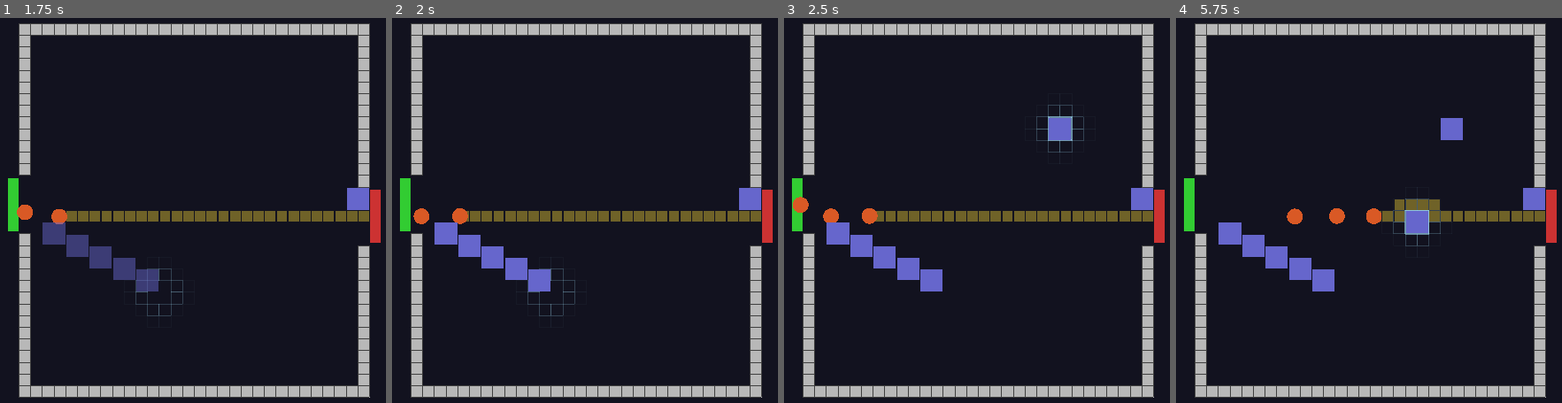
Above: before the commit, frames 1-4 (left to right).
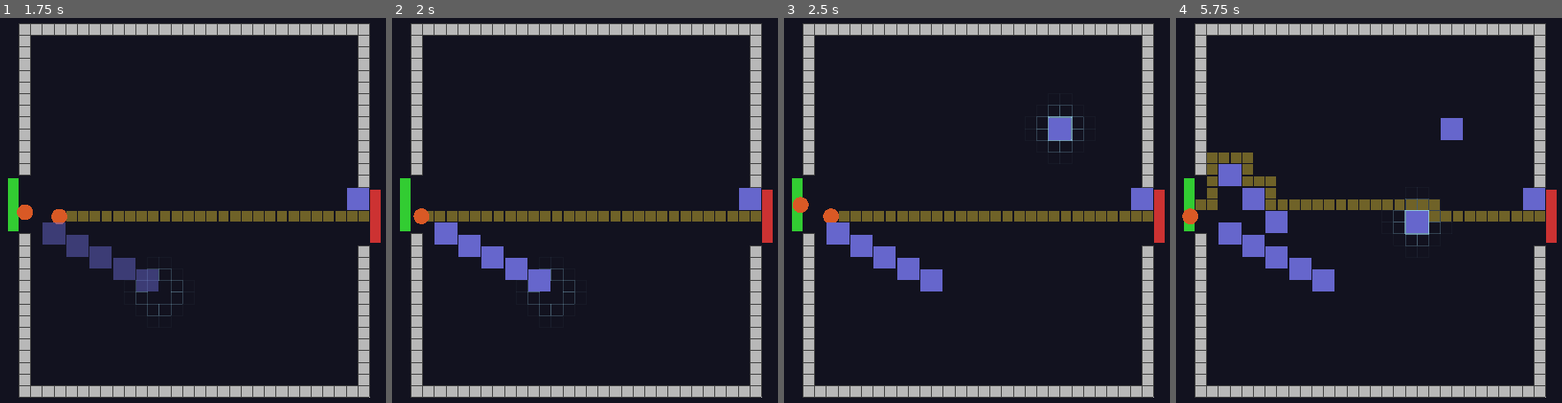
Above: after the commit, the same moments.

Repository: TimGoergen/critter-quitters
Game: Godot game, scene res://Main.tscn
Same seed, same stepped clock (60 frames per second), same inputs: the game is played once before the commit and once after it.
Inputs (mouse positions are in pixels of both pictures, inside the frame that each line leads up to):
- Up to frame 1 (1.75 s): tap Enter at 0.5 s; move the mouse to (351, 191) at 0.52 s; click (351, 191) at 0.67 s; tap Space at 1.25 s; drag from (54, 229) to (158, 291) at 1.27 s
- Up to frame 2 (2 s): no input
- Up to frame 3 (2.5 s): move the mouse to (1050, 121) at 2.02 s; click (1050, 121) at 2.17 s
- Up to frame 4 (5.75 s): drag from (1334, 291) to (outside the picture) at 2.77 s; move the mouse to (outside the picture) at 3.52 s; click (outside the picture) at 3.67 s; drag from (outside the picture) to (1264, 110) at 4.27 s; move the mouse to (1407, 210) at 5.02 s; click (1407, 210) at 5.17 s

Frame 1 is identical in both runs. In frame 2, 0.3% of the frame differs, in the area x 9-20%, y 49-54%; in frame 3, 0.3%; in frame 4, 3.5%, in the area x 1-60%, y 34-56%.

Commit message:
Add trap targeting, combat loop, and projectile visuals (Phase 2)
Introduces Trap.gd with a TrapType enum (SNAP_TRAP, ZAPPER, FOGGER,
GLUE_BOARD), per-type stat table, cooldown-based fire loop, and two
targeting modes: nearest-in-range (Snap Trap) and farthest-along-path
(Zapper). Damage is applied instantly on fire. Projectile.gd is a
cosmetic-only node that travels to the enemy's position at fire time.

Arena now spawns Trap nodes instead of dumb MeshInstance3D boxes, wires
the fired signal to spawn projectiles, and passes _active_enemies by
reference so traps always see the live list. All spawns hardcoded to
SNAP_TRAP for Phase 2; the type system is in place for Phase 4.

Enemy gains get_path_index() so traps can rank targets by path progress.

Co-Authored-By: Claude Sonnet 4.6 <noreply@anthropic.com>

Diff:
--- a/game/arena/Arena.gd
+++ b/game/arena/Arena.gd
@@ -26,9 +26,11 @@
 
 # Explicit dependencies — preloading makes cross-script references visible
 # at the top of the file rather than relying on the global class registry.
-const Grid       = preload("res://arena/Grid.gd")
-const Pathfinder = preload("res://arena/Pathfinder.gd")
-const Enemy      = preload("res://enemies/Enemy.gd")
+const Grid        = preload("res://arena/Grid.gd")
+const Pathfinder  = preload("res://arena/Pathfinder.gd")
+const Enemy       = preload("res://enemies/Enemy.gd")
+const Trap        = preload("res://traps/Trap.gd")
+const Projectile  = preload("res://traps/Projectile.gd")
 
 
 # ---------------------------------------------------------------------------
@@ -325,7 +327,7 @@
 		_grid.place_trap(cell)
 		_trap_anchors[cell] = anchor
 
-	_spawn_trap_visual(anchor)
+	_spawn_trap(anchor)
 
 
 func _try_remove_trap(cell: Vector2i) -> void:
@@ -802,18 +804,22 @@
 	add_child(marker)
 
 
-## Spawns a raised box centred on the 2x2 footprint of the trap.
-func _spawn_trap_visual(anchor: Vector2i) -> void:
-	var trap_visual := _make_box_mesh_instance(
-		Vector3(Grid.CELL_SIZE * 1.9, Grid.CELL_SIZE * 0.5, Grid.CELL_SIZE * 1.9),
-		COLOR_TRAP
-	)
-	# Centre of the 2x2 footprint sits half a cell right and down from the
-	# anchor cell centre. Raise by half the box height so it sits on y = 0.
+## Spawns a Trap node centred on the 2x2 footprint and wires it to the
+## active enemy list. The trap manages its own visual and combat logic.
+func _spawn_trap(anchor: Vector2i) -> void:
+	var trap := Trap.new()
 	var center := _cell_to_world(anchor) + Vector3(Grid.CELL_SIZE * 0.5, 0.0, Grid.CELL_SIZE * 0.5)
-	trap_visual.position = center + Vector3(0.0, Grid.CELL_SIZE * 0.25, 0.0)
-	_trap_container.add_child(trap_visual)
-	_trap_nodes[anchor] = trap_visual
+	trap.position = center + Vector3(0.0, Grid.CELL_SIZE * 0.25, 0.0)
+	trap.fired.connect(_on_trap_fired)
+	_trap_container.add_child(trap)
+	trap.initialize(Trap.TrapType.SNAP_TRAP, _active_enemies)
+	_trap_nodes[anchor] = trap
+
+
+func _on_trap_fired(from_pos: Vector3, to_pos: Vector3) -> void:
+	var proj := Projectile.new()
+	proj.initialize(from_pos, to_pos)
+	add_child(proj)
 
 
 ## Returns the four cells of a 2x2 trap footprint given its top-left anchor.
--- a/game/enemies/Enemy.gd
+++ b/game/enemies/Enemy.gd
@@ -217,6 +217,12 @@
 	return _target_cell
 
 
+## Returns how far along the path this enemy is.
+## Higher index = closer to the exit. Used by traps to rank targets.
+func get_path_index() -> int:
+	return _path_index
+
+
 # ---------------------------------------------------------------------------
 # Movement
 # ---------------------------------------------------------------------------
--- /dev/null
+++ b/game/traps/Projectile.gd
@@ -0,0 +1,71 @@
+## Projectile.gd
+## Cosmetic-only projectile that travels from a trap to where a pest was
+## when the trap fired. Damage is already applied by the time this spawns —
+## this node exists solely to give the shot a visible arc.
+##
+## Usage: instantiate via Arena, call initialize(), then add to scene tree.
+
+extends Node3D
+
+
+# ---------------------------------------------------------------------------
+# Constants
+# ---------------------------------------------------------------------------
+
+## Travel speed in world units per second.
+const TRAVEL_SPEED: float = 20.0
+
+## Placeholder colour. Replaced by ASCII billboard in Phase 3.
+const COLOR_PROJECTILE := Color(1.0, 0.90, 0.25)   # bright yellow
+
+
+# ---------------------------------------------------------------------------
+# Private state
+# ---------------------------------------------------------------------------
+
+var _target_pos: Vector3
+
+
+# ---------------------------------------------------------------------------
+# Setup
+# ---------------------------------------------------------------------------
+
+## Positions the projectile at from_pos and sends it toward to_pos.
+## Must be called by Arena immediately after instantiation and before
+## adding to the scene tree.
+func initialize(from_pos: Vector3, to_pos: Vector3) -> void:
+	position    = from_pos
+	_target_pos = Vector3(to_pos.x, from_pos.y, to_pos.z)   # travel flat on XZ plane
+	_spawn_visual()
+
+
+# ---------------------------------------------------------------------------
+# Movement
+# ---------------------------------------------------------------------------
+
+func _process(delta: float) -> void:
+	var offset   := _target_pos - global_position
+	var distance := offset.length()
+	if distance < 0.05:
+		queue_free()
+		return
+	global_position += offset.normalized() * minf(TRAVEL_SPEED * delta, distance)
+
+
+# ---------------------------------------------------------------------------
+# Private helpers
+# ---------------------------------------------------------------------------
+
+func _spawn_visual() -> void:
+	var mi     := MeshInstance3D.new()
+	var sphere := SphereMesh.new()
+	sphere.radius = 0.08
+	sphere.height = 0.16
+	mi.mesh    = sphere
+
+	var mat           := StandardMaterial3D.new()
+	mat.albedo_color   = COLOR_PROJECTILE
+	mat.shading_mode   = BaseMaterial3D.SHADING_MODE_UNSHADED
+	mi.material_override = mat
+
+	add_child(mi)
--- /dev/null
+++ b/game/traps/Trap.gd
@@ -0,0 +1,180 @@
+## Trap.gd
+## A player-placed trap that scans for enemies within its range and fires
+## on a cooldown, dealing damage instantly on fire.
+##
+## Targeting model:
+##   Each trap type has its own targeting priority:
+##     SNAP_TRAP  — nearest enemy in range
+##     ZAPPER     — farthest-along-path enemy in range (Phase 4)
+##     FOGGER     — all enemies in range simultaneously (Phase 4)
+##     GLUE_BOARD — passive slow; no projectile (Phase 4)
+##
+##   "Farthest along path" is determined by the enemy's path index —
+##   higher index means closer to the exit, so it is the greater threat.
+##
+## Damage model:
+##   Damage is applied instantly when the trap fires. The projectile that
+##   follows is purely cosmetic — it travels to where the enemy was at
+##   fire time and does nothing on arrival.
+##
+## Usage: instantiate via Arena, call initialize(), set position, then
+## add to the scene tree.
+
+extends Node3D
+
+const Grid       = preload("res://arena/Grid.gd")
+const Projectile = preload("res://traps/Projectile.gd")
+
+
+# ---------------------------------------------------------------------------
+# Trap type
+# ---------------------------------------------------------------------------
+
+enum TrapType { SNAP_TRAP, ZAPPER, FOGGER, GLUE_BOARD }
+
+## Per-type stat table. All numeric values are placeholders — tuned via playtesting.
+##   damage   — HP removed from each target per shot
+##   range    — circular detection radius in world units (1 unit = 1 cell)
+##   cooldown — seconds between shots; 0.0 = passive (no shots fired)
+##   color    — placeholder box colour (replaced by ASCII billboard in Phase 3)
+const STATS := {
+	TrapType.SNAP_TRAP:  { "damage": 5.0,  "range": 3.5, "cooldown": 0.5, "color": Color(0.40, 0.40, 0.80) },
+	TrapType.ZAPPER:     { "damage": 25.0, "range": 6.0, "cooldown": 2.5, "color": Color(0.90, 0.85, 0.20) },
+	TrapType.FOGGER:     { "damage": 15.0, "range": 4.0, "cooldown": 2.0, "color": Color(0.60, 0.90, 0.60) },
+	TrapType.GLUE_BOARD: { "damage": 0.0,  "range": 3.0, "cooldown": 0.0, "color": Color(0.80, 0.70, 0.30) },
+}
+
+
+# ---------------------------------------------------------------------------
+# Signals
+# ---------------------------------------------------------------------------
+
+## Emitted when the trap fires. Arena spawns a Projectile in response so
+## the trap itself does not need a reference to the scene tree root.
+signal fired(from_pos: Vector3, to_pos: Vector3)
+
+
+# ---------------------------------------------------------------------------
+# Private state
+# ---------------------------------------------------------------------------
+
+var _trap_type: TrapType = TrapType.SNAP_TRAP
+var _damage: float       = 0.0
+var _range: float        = 0.0
+var _cooldown: float     = 0.0
+var _cooldown_remaining: float = 0.0
+
+# Direct reference to Arena._active_enemies. GDScript arrays are reference
+# types, so this always reflects the live list without any extra bookkeeping.
+var _active_enemies: Array = []
+
+
+# ---------------------------------------------------------------------------
+# Setup
+# ---------------------------------------------------------------------------
+
+## Configures the trap for a given type and wires it to the active enemy list.
+## Must be called by Arena before the node is added to the scene tree.
+func initialize(trap_type: TrapType, active_enemies: Array) -> void:
+	_trap_type      = trap_type
+	_active_enemies = active_enemies
+
+	var stats  = STATS[trap_type]
+	_damage    = stats["damage"]
+	_range     = stats["range"]
+	_cooldown  = stats["cooldown"]
+
+	_spawn_visual(stats["color"])
+
+
+# ---------------------------------------------------------------------------
+# Combat loop
+# ---------------------------------------------------------------------------
+
+func _process(delta: float) -> void:
+	if _cooldown <= 0.0:
+		return   # passive trap type — no firing logic
+
+	_cooldown_remaining -= delta
+	if _cooldown_remaining > 0.0:
+		return
+
+	var target := _find_target()
+	if target == null:
+		return
+
+	target.take_damage(_damage)
+	fired.emit(global_position, target.global_position)
+	_cooldown_remaining = _cooldown
+
+
+# ---------------------------------------------------------------------------
+# Targeting
+# ---------------------------------------------------------------------------
+
+func _find_target() -> Node3D:
+	match _trap_type:
+		TrapType.SNAP_TRAP:
+			return _nearest_in_range()
+		TrapType.ZAPPER:
+			return _farthest_in_range()
+		_:
+			return _nearest_in_range()
+
+
+## Returns the enemy in range closest to this trap (used by Snap Trap).
+func _nearest_in_range() -> Node3D:
+	var best: Node3D = null
+	var best_dist    := INF
+	for enemy in _active_enemies:
+		if not is_instance_valid(enemy):
+			continue
+		var dist := _xz_distance(enemy.global_position)
+		if dist <= _range and dist < best_dist:
+			best_dist = dist
+			best      = enemy
+	return best
+
+
+## Returns the enemy in range that is farthest along the path to the exit
+## (used by Zapper — highest path index = closest to exit = biggest threat).
+func _farthest_in_range() -> Node3D:
+	var best: Node3D = null
+	var best_index   := -1
+	for enemy in _active_enemies:
+		if not is_instance_valid(enemy):
+			continue
+		if _xz_distance(enemy.global_position) <= _range:
+			var idx: int = enemy.get_path_index()
+			if idx > best_index:
+				best_index = idx
+				best       = enemy
+	return best
+
+
+## Returns the XZ-plane distance from this trap to a world position.
+func _xz_distance(world_pos: Vector3) -> float:
+	var dx := global_position.x - world_pos.x
+	var dz := global_position.z - world_pos.z
+	return sqrt(dx * dx + dz * dz)
+
+
+# ---------------------------------------------------------------------------
+# Private helpers
+# ---------------------------------------------------------------------------
+
+## Creates the placeholder visual as a child MeshInstance3D.
+## Replaced by an ASCII billboard node in Phase 3.
+func _spawn_visual(color: Color) -> void:
+	var mi   := MeshInstance3D.new()
+	var box  := BoxMesh.new()
+	box.size  = Vector3(Grid.CELL_SIZE * 1.9, Grid.CELL_SIZE * 0.5, Grid.CELL_SIZE * 1.9)
+	mi.mesh   = box
+
+	var mat           := StandardMaterial3D.new()
+	mat.albedo_color   = color
+	mat.shading_mode   = BaseMaterial3D.SHADING_MODE_UNSHADED
+	mat.transparency   = BaseMaterial3D.TRANSPARENCY_ALPHA
+	mi.material_override = mat
+
+	add_child(mi)
